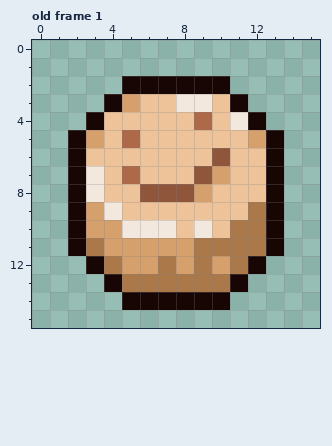
One commit to this pixel-art file: chocokurei/App/images/choco11.aseprite. The first picture shows the starting point.
16x16 pixels, 1 frame. Shown: old frame 1. The commit also changed other frames, which this record leaves out.
After:
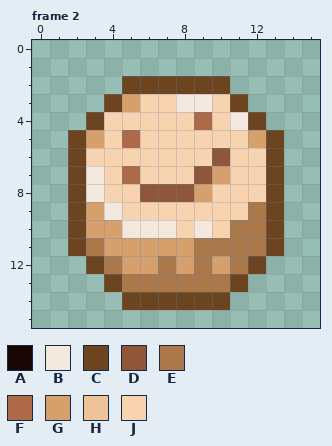
Palette (. is transparent): A #170604  B #f2e8de  C #6c4520  D #8f563b  E #aa7849  F #ad6948  G #d6a06d  H #eec39a  J #f8d3b0
A new or re-ordered frame is compared with the old frame closest to it.
From old to new:
frames 1 -> 8
Changed rows in their new state; - is an unchanged pixel.
Frame 2 is new; against old frame 1, layer "Layer 1":
first column x 2:
 2 ---CCCCCC---
 3 --C-JJ--JC--
 4 -CJJJJJ-J-C-
 5 C-J-JJJJJJ-C
 6 CJJJJJJJ-JJC
 7 C-J-JJJ--JJC
 8 C-JJ----JJJC
 9 C--JJJJJJJ-C
10 C-----J-J--C
11 C----------C
12 -C--------C-
13 --C------C--
14 ---CCCCCC---
Changed places in both pictures, as pixel boxes (x1, y1, x2, y2):
changed: (68, 76, 284, 310)
